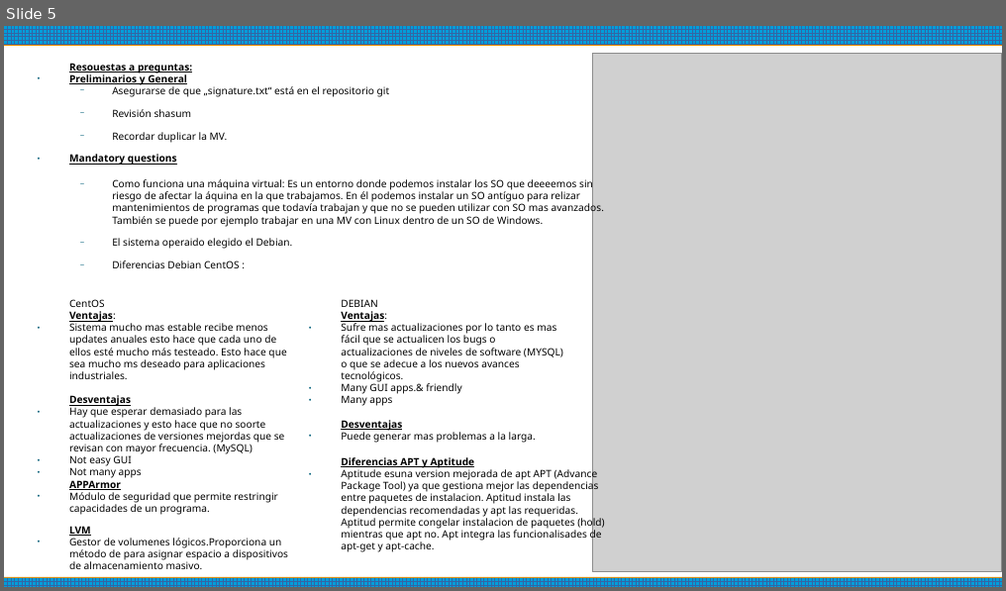
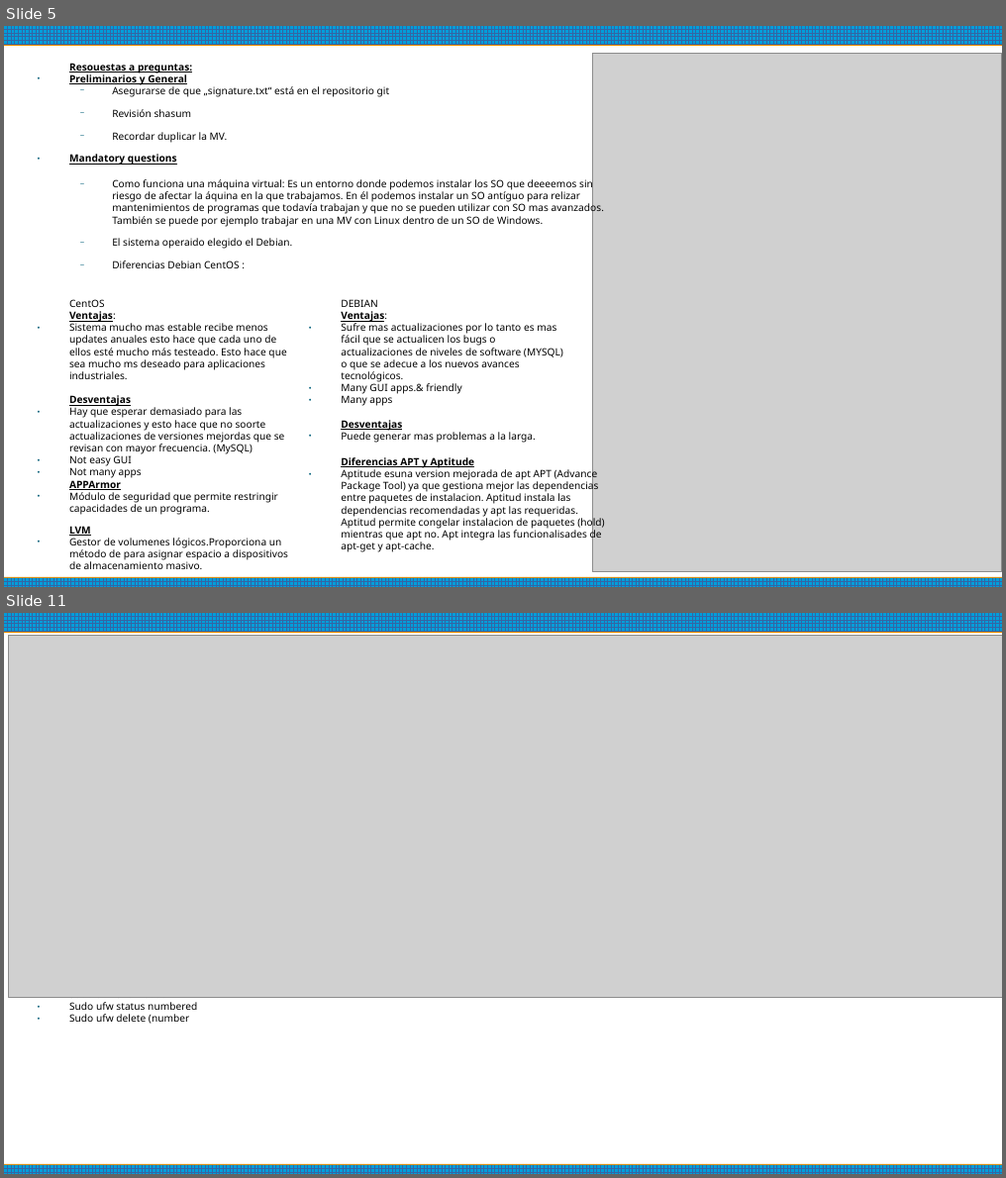
Before and after one commit to ErnestoAvedillo/42Barcelona, a slide deck: Born2beRoot/Comands to use.odp. Shown one above the other, each under a label of ours: slide 5 before the commit, slides 5 and 11 after it; the slides between them are not shown. The pictures are 1006x591 and 1006x1178 pixels, drawn with LibreOffice and Linux fonts; fonts in the diff are those of the drawing; grey boxes stand for pictures. Boxes give left, top, right and bottom in pixels: in the first picture for what was removed or moved away, otherwise in the second. Text is boxed around its words. In the diff, an @@ line names an element or a change of style, - is before the commit and + after.

```diff
--- a/Born2beRoot/Comands to use.odp
+++ b/Born2beRoot/Comands to use.odp
@@ slide 11 added at <box>4,613,1002,1174</box>, background #FFFFFF; not listed: 2 template elements that a slide beside it also shows @@
@@ picture added at <box>9,636,1002,998</box> @@
@@ text added at <box>69,997,197,1024</box>, 8 pt, text #000000 @@
+Resouestas
+● Sudo ufw allow 8080
+● Sudo ufw status numbered
+● Sudo ufw delete (number
```
Also in this commit, not shown: 6 slides changed, 4 other slides added, 1 other file.
